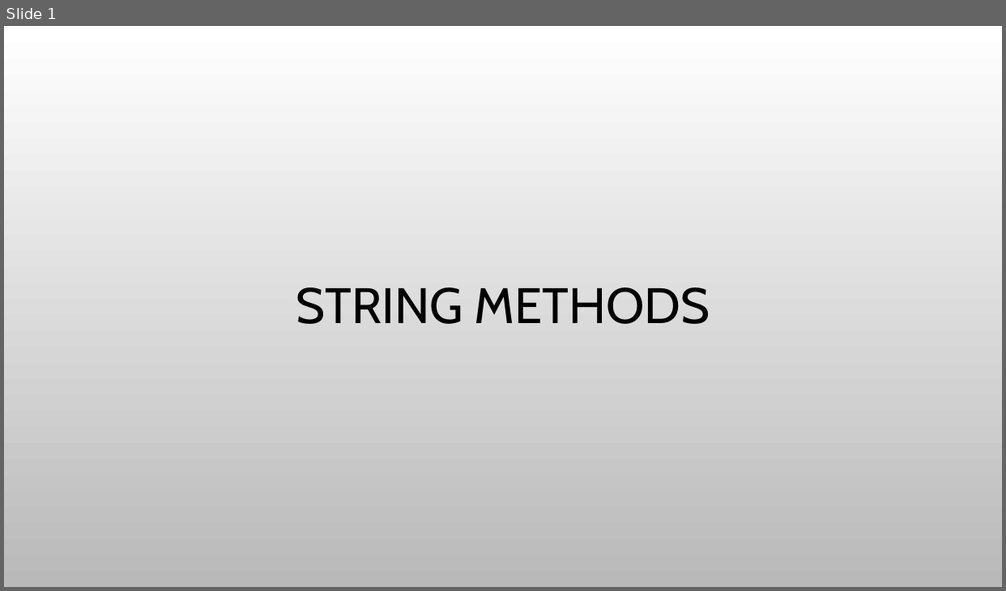
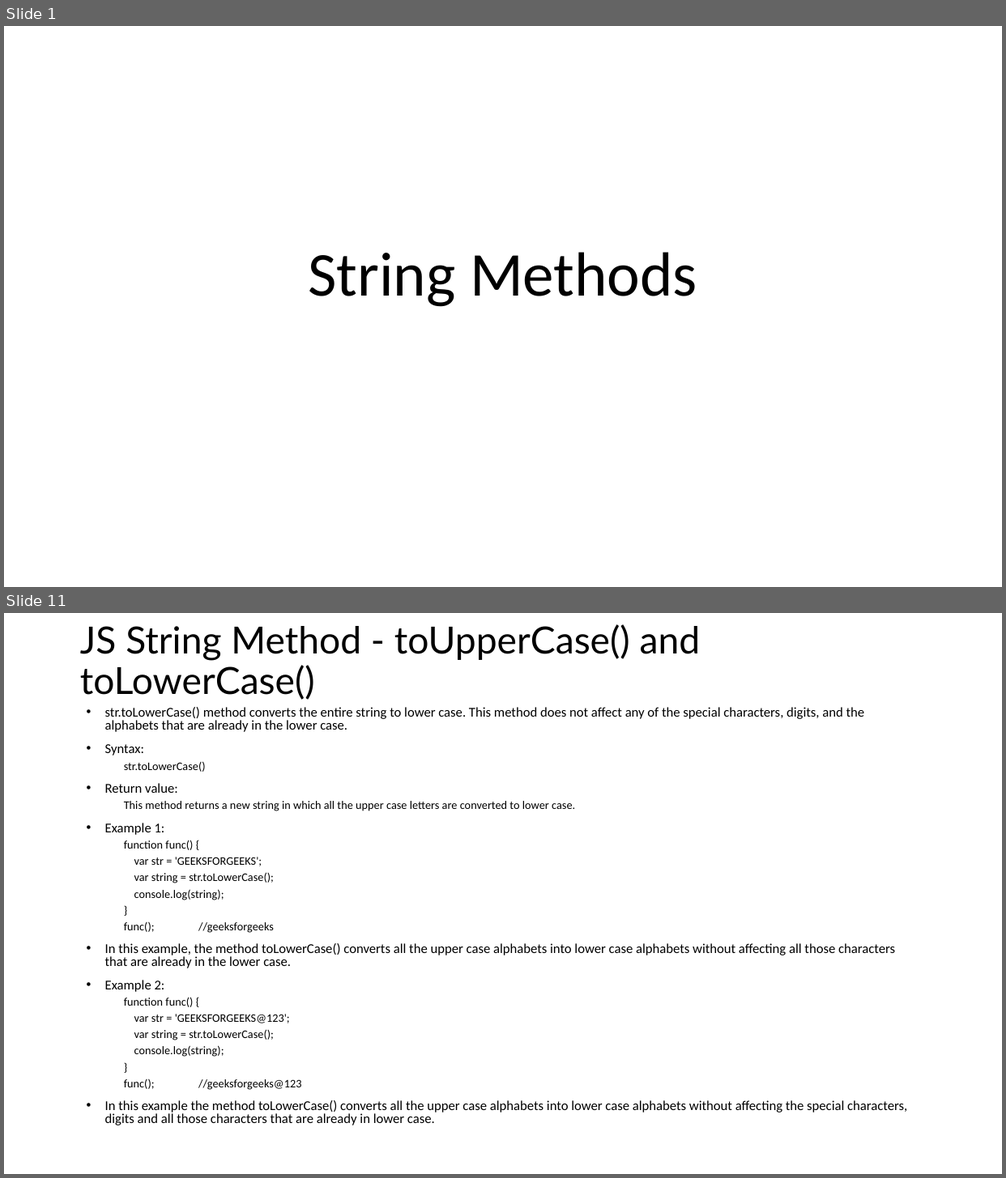
Before and after one commit to PramodJana/JavaScript, a slide deck: GFG JS Course Curriculam/Articles/004 String Values.pptx. Shown one above the other, each under a label of ours: slide 1 before the commit, slides 1 and 11 after it; the slides between them are not shown. The pictures are 1006x591 and 1006x1178 pixels, drawn with LibreOffice and Linux fonts; fonts in the diff are those of the drawing; background and template pictures are left out. Boxes give left, top, right and bottom in pixels: in the first picture for what was removed or moved away, otherwise in the second. Text is boxed around its words. In the diff, an @@ line names an element or a change of style, - is before the commit and + after.

```diff
--- a/GFG JS Course Curriculam/Articles/004 String Values.pptx
+++ b/GFG JS Course Curriculam/Articles/004 String Values.pptx
@@ slide 11 added at [4,613,1002,1174], background #FFFFFF @@
@@ title added at [80,624,701,700], 36 pt, text #000000 @@
+JS String Method - toUpperCase() and toLowerCase()
@@ text added at [105,707,907,1126], 12.9 pt, text #000000 @@
+• str.toLowerCase() method converts the entire string to lower case. This method does not affect any of the special characters, digits, and the alphabets that are already in the lower case.
+• Syntax:
+  str.toLowerCase()
+• Return value:
+  This method returns a new string in which all the upper case letters are converted to lower case.
+• Example 1:
+  function func() {
+  var str = 'GEEKSFORGEEKS';
+  var string = str.toLowerCase();
+  console.log(string);
+  }
+  func(); //geeksforgeeks
+• In this example, the method toLowerCase() converts all the upper case alphabets into lower case alphabets without affecting all those characters that are already in the lower case.
+• Example 2:
+  function func() {
+  var str = 'GEEKSFORGEEKS@123';
+  var string = str.toLowerCase();
+  console.log(string);
+  }
+  func(); //geeksforgeeks@123
+• In this example the method toLowerCase() converts all the upper case alphabets into lower case alphabets without affecting the special characters, digits and all those characters that are already in lower case.
@@ slide 1 changed as well @@
@@ background picture (left out) to #FFFFFF @@
@@ title at [308,252,697,307]: text changed; size 48 to 60 pt; font Cabin to Calibri @@
-STRING METHODS
+String Methods
```
Also in this commit, not shown: 16 other slides added, 1 slide removed.
